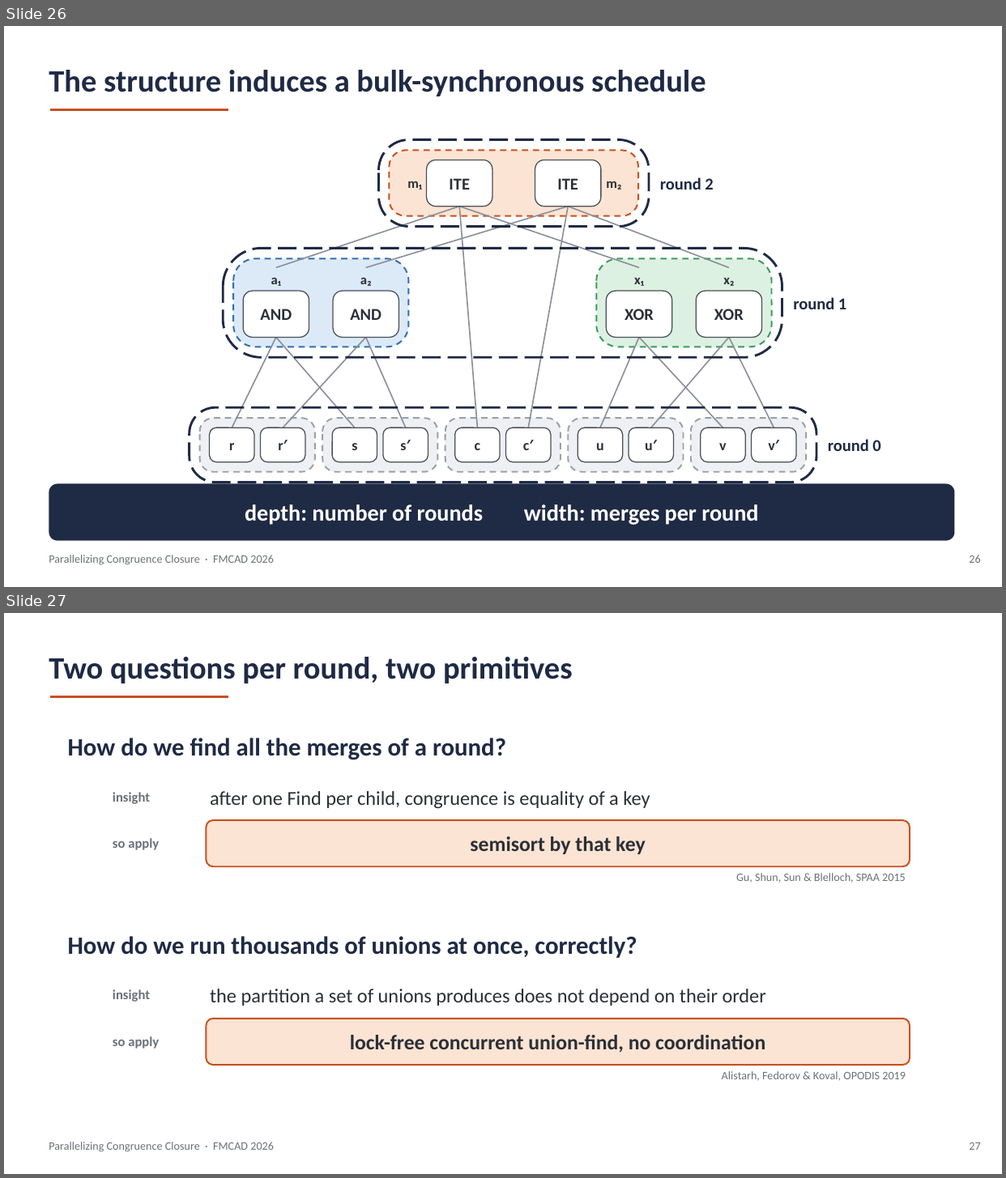
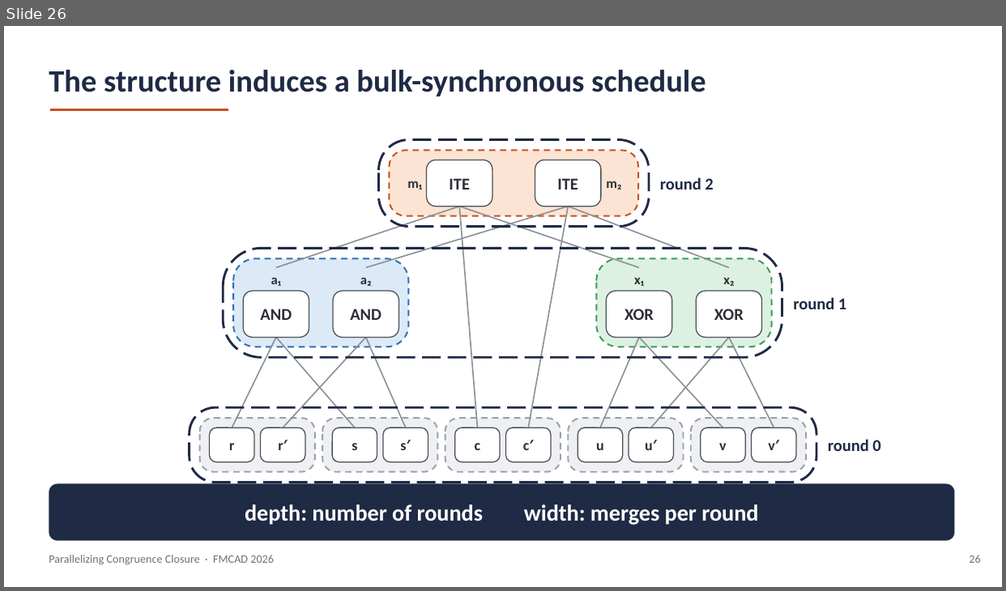
Before and after one commit to amarshah1/parallelcc-paper, a slide deck: slides/parallelcc-part1.pptx. Shown one above the other, each under a label of ours: slides 26 and 27 before the commit, slide 26 after it. The pictures are 1006x1178 and 1006x591 pixels, drawn with LibreOffice and Linux fonts; fonts in the diff are those of the drawing. Boxes give left, top, right and bottom in pixels: in the first picture for what was removed or moved away, otherwise in the second. Text is boxed around its words. In the diff, an @@ line names an element or a change of style, - is before the commit and + after.

```diff
--- a/slides/parallelcc-part1.pptx
+++ b/slides/parallelcc-part1.pptx
@@ slide 27 removed at (x1=4, y1=613, x2=1002, y2=1174), background #FFFFFF @@
@@ text removed at (x1=49, y1=657, x2=572, y2=683) @@
-Two questions per round, two primitives
@@ line removed from (50, 697) to (228, 697) @@
@@ text removed at (x1=68, y1=738, x2=506, y2=760) @@
-How do we find all the merges of a round?
@@ text removed at (x1=113, y1=792, x2=150, y2=804) @@
-insight
@@ text removed at (x1=210, y1=791, x2=650, y2=808) @@
-after one Find per child, congruence is equality of a key
@@ rounded rectangle removed at (x1=206, y1=820, x2=910, y2=867) @@
-semisort by that key
@@ text removed at (x1=113, y1=838, x2=159, y2=850) @@
-so apply
@@ text removed at (x1=736, y1=873, x2=906, y2=883) @@
-Gu, Shun, Sun & Blelloch, SPAA 2015
@@ text removed at (x1=68, y1=936, x2=637, y2=958) @@
-How do we run thousands of unions at once, correctly?
@@ text removed at (x1=113, y1=990, x2=150, y2=1002) @@
-insight
@@ text removed at (x1=210, y1=989, x2=766, y2=1006) @@
-the partition a set of unions produces does not depend on their order
@@ rounded rectangle removed at (x1=206, y1=1019, x2=910, y2=1065) @@
-lock-free concurrent union-find, no coordination
@@ text removed at (x1=113, y1=1037, x2=159, y2=1049) @@
-so apply
@@ text removed at (x1=722, y1=1071, x2=906, y2=1081) @@
-Alistarh, Fedorov & Koval, OPODIS 2019
@@ text removed at (x1=49, y1=1142, x2=274, y2=1152) @@
-Parallelizing Congruence Closure · FMCAD 2026
@@ text removed at (x1=969, y1=1143, x2=980, y2=1150) @@
-27
```
Also in this commit, not shown: 12 slides changed, 1 other file.
